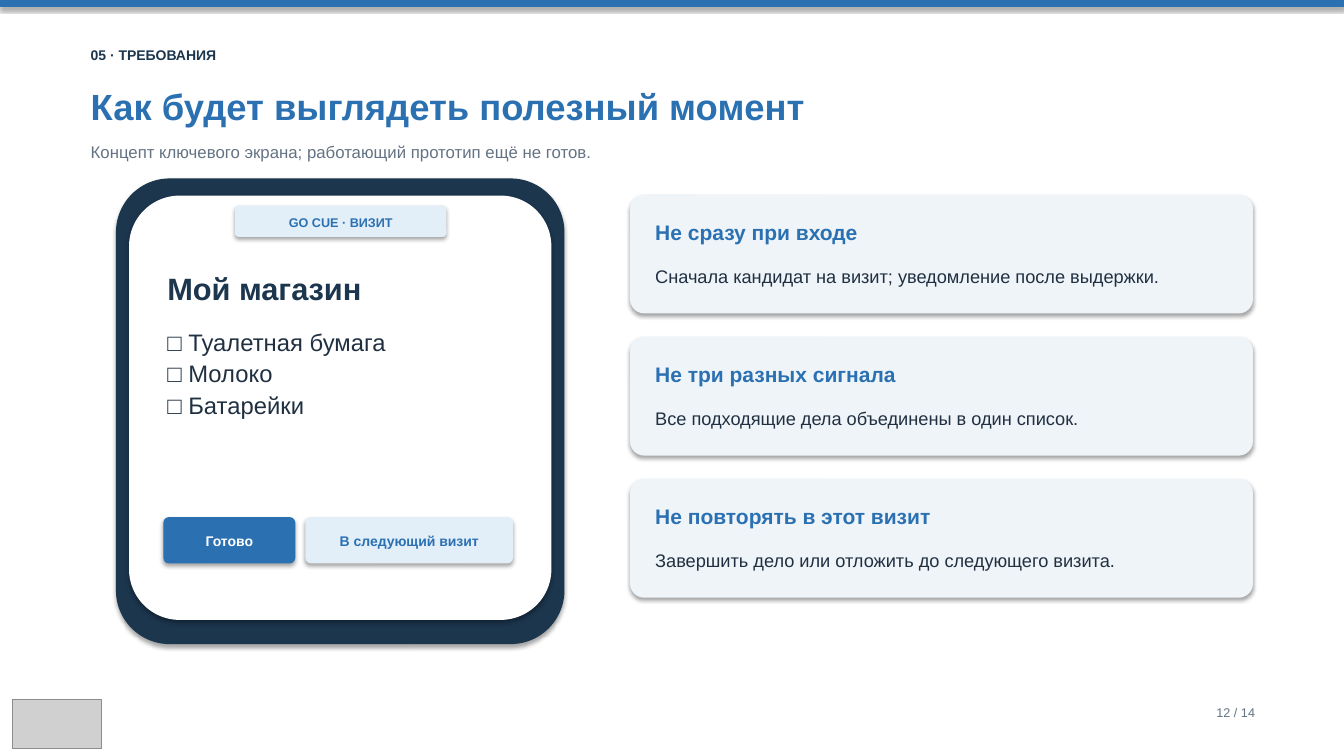
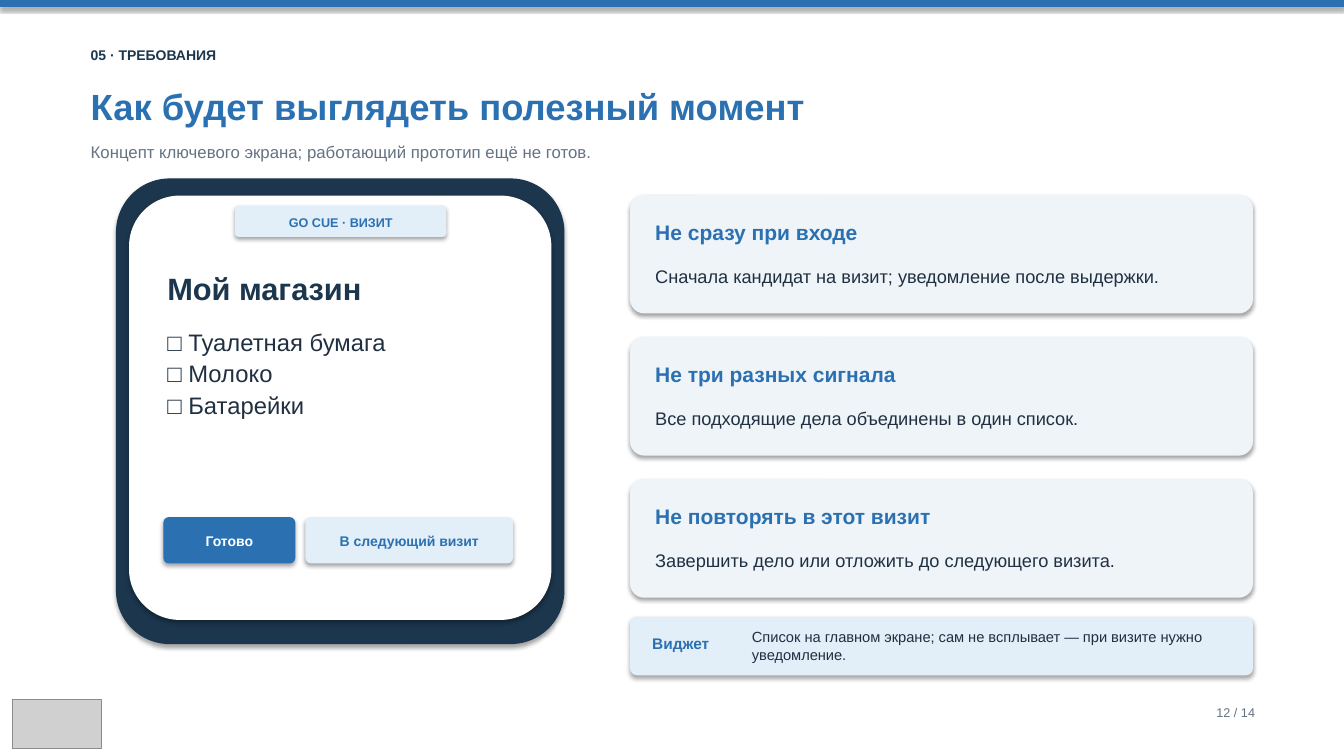
Before and after one commit to techmo0/GoCue, a slide deck: slide 12 of docs/lab-01/Презентация_GoCue_КТ1.pptx. Drawn at 1344x756 pixels with LibreOffice and Linux fonts; fonts in the diff are those of the drawing; grey boxes stand for pictures. Boxes give left, top, right and bottom in pixels: in the first picture for what was removed or moved away, otherwise in the second. Text is boxed around its words. In the diff, an @@ line names an element or a change of style, - is before the commit and + after.

Commit message:
Clarify widget concept in KT1 slides and speech

```diff
--- a/docs/lab-01/Презентация_GoCue_КТ1.pptx
+++ b/docs/lab-01/Презентация_GoCue_КТ1.pptx
@@ rounded rectangle added at [630, 617, 1253, 676], fill #E2EEF8 @@
@@ text added at [652, 638, 709, 652], 11 pt, text #2B71B2, bold @@
+Виджет
@@ text added at [752, 631, 1203, 663], 10.5 pt, text #203041 @@
+Список на главном экране; сам не всплывает — при визите нужно уведомление.
```
Also in this commit, not shown: 2 other files.
